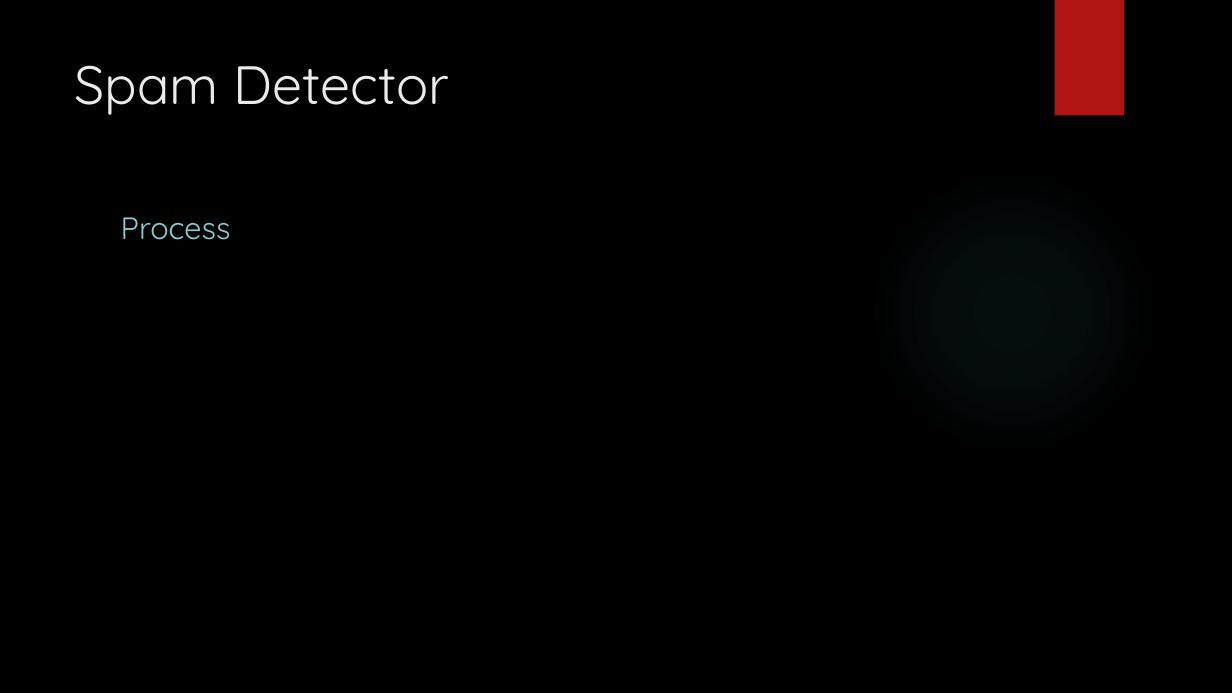
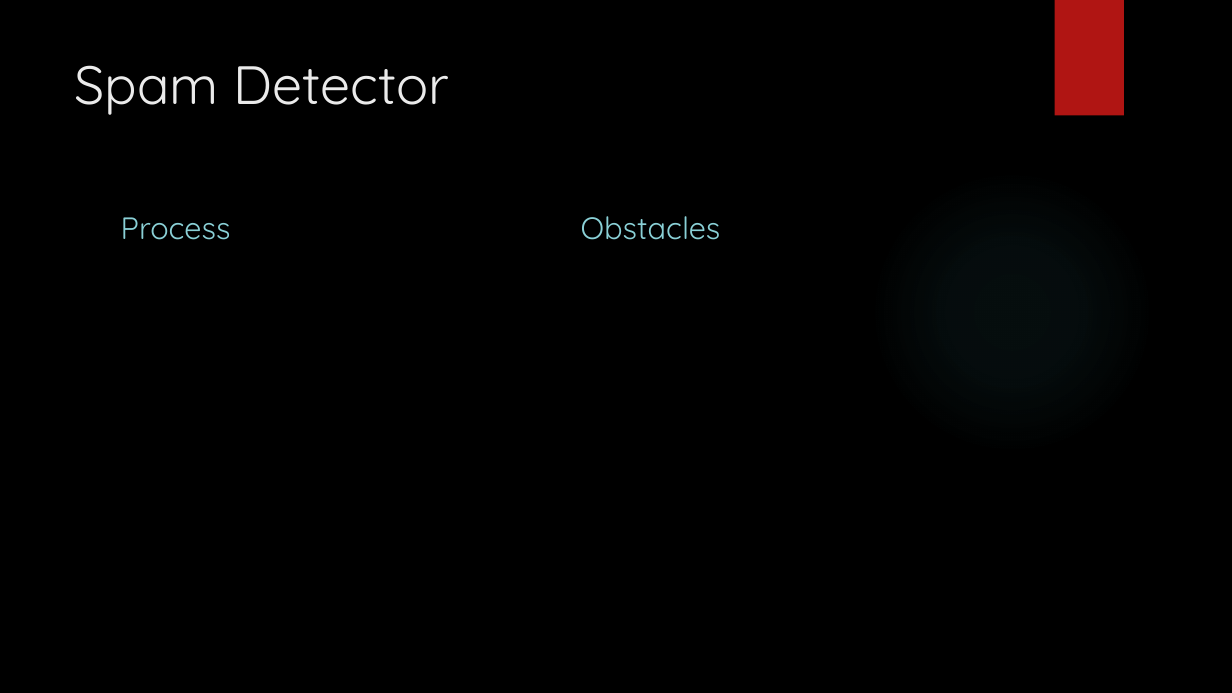
Before and after one commit to ezwang8/AI_BOOTCAMP_Group_Project_3_Amazon, a slide deck: slide 10 of RatingRefiner Presentation.pptx. Drawn at 1232x693 pixels with LibreOffice and Linux fonts; fonts in the diff are those of the drawing; background and template pictures are left out. Boxes give left, top, right and bottom in pixels: in the first picture for what was removed or moved away, otherwise in the second. Text is boxed around its words. In the diff, an @@ line names an element or a change of style, - is before the commit and + after.

```diff
--- a/RatingRefiner Presentation.pptx
+++ b/RatingRefiner Presentation.pptx
@@ text added at [581, 216, 721, 240], 24 pt, text #8AD0D6 @@
+Obstacles
```
Also in this commit, not shown: 3 other slides changed.
